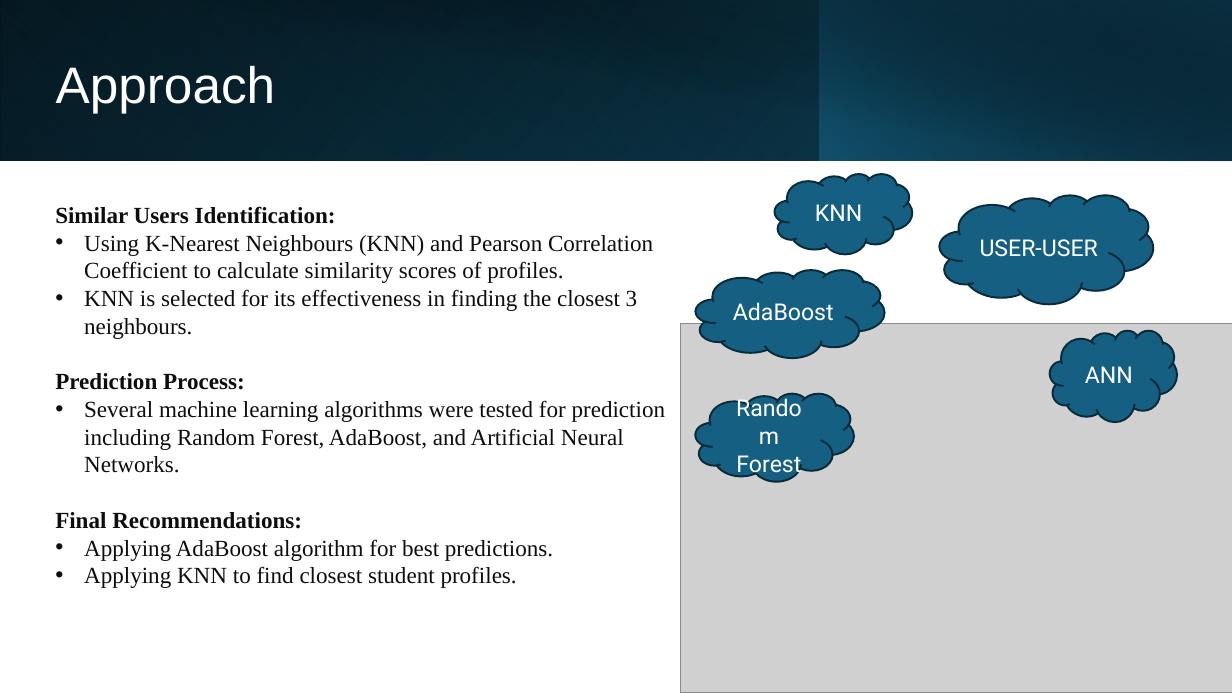
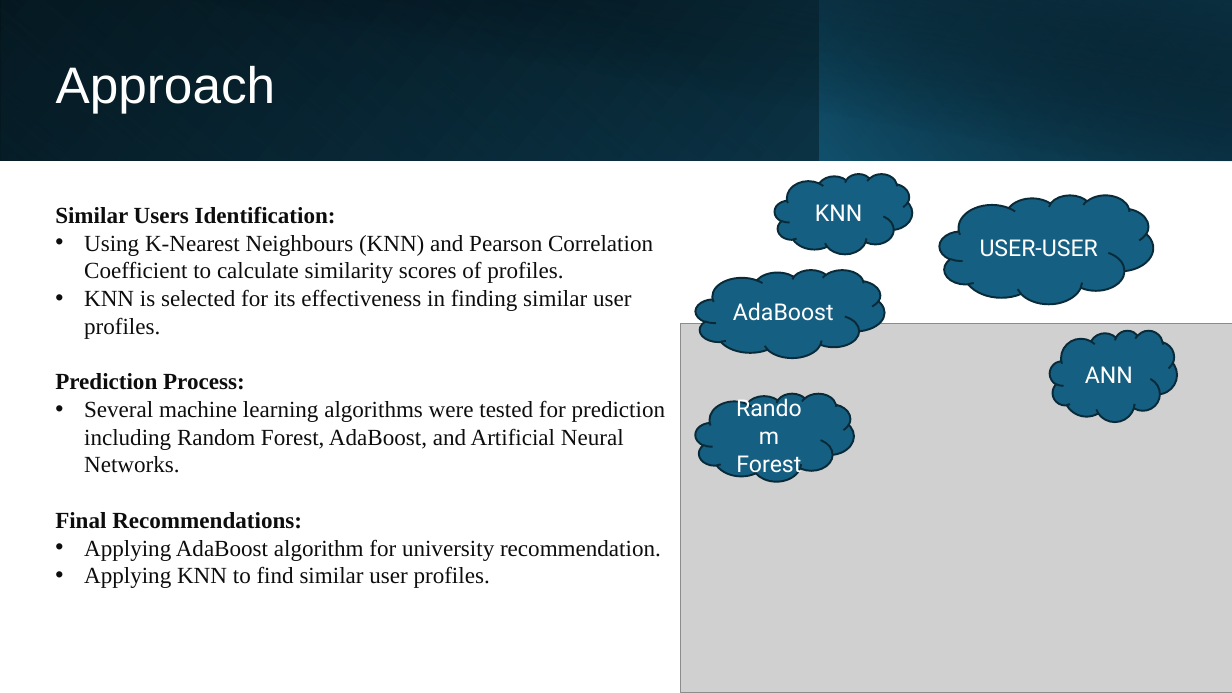
Before and after one commit to mohitsarin-tamu/Gradvisor, a slide deck: slide 4 of Gradvisor.pptx. Drawn at 1232x693 pixels with LibreOffice and Linux fonts; fonts in the diff are those of the drawing; grey boxes stand for pictures. Boxes give left, top, right and bottom in pixels: in the first picture for what was removed or moved away, otherwise in the second. Text is boxed around its words. In the diff, an @@ line names an element or a change of style, - is before the commit and + after.

```diff
--- a/Gradvisor.pptx
+++ b/Gradvisor.pptx
@@ text at (x1=84, y1=289, x2=631, y2=339): text changed @@
-  • KNN is selected for its effectiveness in finding the closest 3 neighbours.
+  • KNN is selected for its effectiveness in finding similar user profiles.
@@ text at (x1=84, y1=539, x2=661, y2=588): text changed @@
-  • Applying AdaBoost algorithm for best predictions.
-  • Applying KNN to find closest student profiles.
+  • Applying AdaBoost algorithm for university recommendation.
+  • Applying KNN to find similar user profiles.
```
Also in this commit, not shown: 2 other slides changed.
